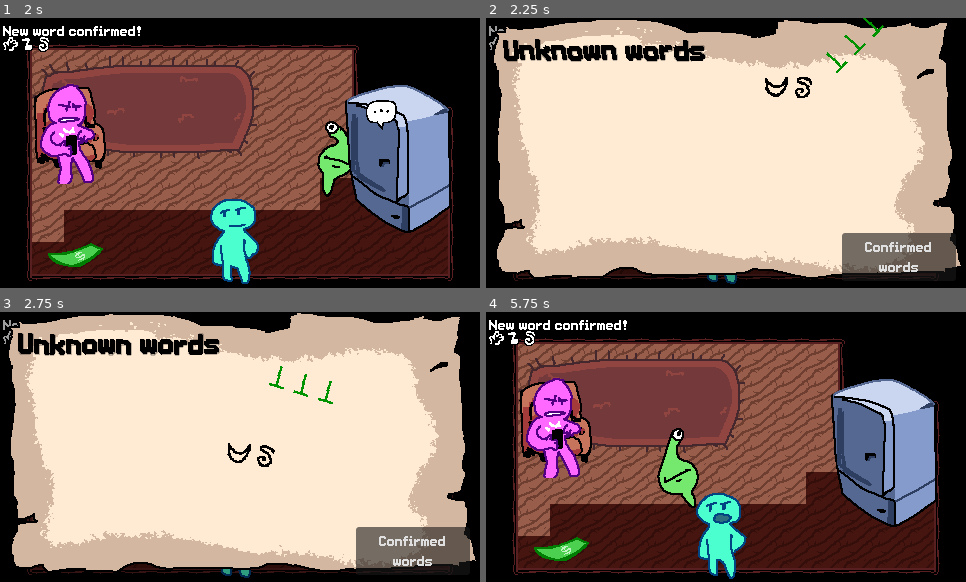
Above: before the commit, frames 1-4 (two rows, left to right).
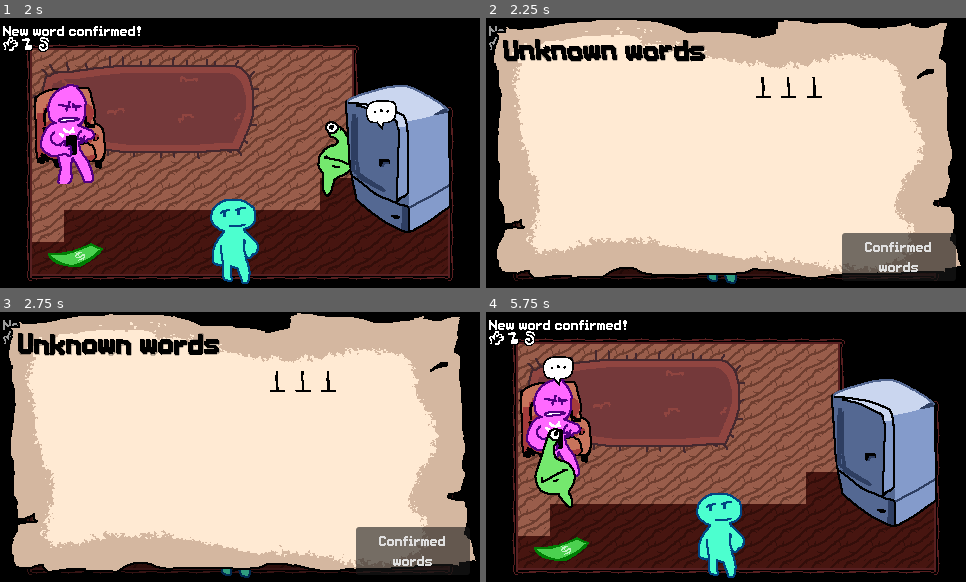
Above: after the commit, the same moments.

Repository: hryspider/GGJ-Committee-Team26
Game: Godot game, scene res://rooms/title_screen.tscn
Same seed, same stepped clock (60 frames per second), same inputs: the game is played once before the commit and once after it.
Inputs (mouse positions are in pixels of both pictures, inside the frame that each line leads up to):
- Up to frame 1 (2 s): click "Proceed" at 0.5 s; tap Enter at 1.25 s; move the mouse to (345, 139) at 1.27 s; hold D (right) from 1.28 s (still down); click (345, 139) at 1.35 s
- Up to frame 2 (2.25 s): move the mouse to (630, 166) at 2.02 s; release D (right) at 2.03 s; hold S (down) from 2.03 s (still down); tap Q (dictionary) at 2.1 s
- Up to frame 3 (2.75 s): keep holding S (down)
- Up to frame 4 (5.75 s): move the mouse to (735, 457) at 2.77 s; release S (down) at 2.78 s; hold D (right) 2.78-3.53 s; tap E (interact) at 2.85, 5.1 s; move the mouse to (783, 403) at 3.52 s; hold W (up) 3.53-4.28 s; click (783, 403) at 3.6 s; move the mouse to (870, 487) at 4.27 s; hold A (left) from 4.28 s (still down); tap Q (dictionary) at 4.35 s; move the mouse to (582, 406) at 5.02 s

Frame 1 is identical in both runs. In frame 2, 0.6% of the frame differs, in the area x 56-83%, y 0-30%; in frame 3, 0.6%; in frame 4, 3.6%, in the area x 10-55%, y 16-99%.

Commit message:
adding language

Diff:
--- a/globals/langauge_globals.gd
+++ b/globals/langauge_globals.gd
@@ -6,14 +6,19 @@
 }
 
 @onready var english_to_gleep = {
-	"hello":"d",
+	"where":"d",
 	"me":"db",
-	"want":"od",
-	"food":"da",
-	"milk":"mg",
-	"test":"a",
-	"bepis":"tf",
-	"slop":"eee"
+	"know":"od",
+	"have":"da",
+	"at":"mg",
+	"must":"a",
+	"glorp":"tf",
+	"get":"bta",
+	"near":"di",
+	"we":"dap",
+	"here":"lap",
+	"go":"ein",
+	"but":"ane",
 }
 
 var gleep_to_english = {}
@@ -28,29 +33,34 @@
 	"a"
 ]
 var confirmed_words = [
+	"d",
+	"od",
+	"da",
 	"mg",
-	"da",
-	"d",
+	"a",
 	"tf",
-	"a",
-	"d",
-	"d",
-	"d",
-	"d",
-	"d",
-	"d",
-	"d",
+	"bta",
+	"di",
+	"dap",
+	"lap",
+	"ein",
+	"ane"
 ]
 
 @onready var rune_colors = {
-	"hello":Color(0.0, 0.0, 0.0, 1.0),
-	"me":Color(0.0, 0.0, 0.0, 1.0),
-	"want":Color(0.0, 0.0, 0.0, 1.0),
-	"food":Color(0.0, 0.0, 0.0, 1.0),
-	"milk":Color(0.0, 0.0, 0.0, 1.0),
-	"test":Color(0.0, 0.0, 0.0, 1.0),
-	"bepis":Color(0.0, 0.0, 0.0, 1.0),
-	"slop":Color(0.0, 0.576, 0.0, 1.0)
+	"where":Color(0.0, 0.0, 0.0, 1.0),
+	"me":Color(0.655, 0.0, 0.0, 1.0),
+	"know":Color(0.0, 0.0, 0.0, 1.0),
+	"have":Color(0.0, 0.0, 0.0, 1.0),
+	"at":Color(0.0, 0.0, 0.0, 1.0),
+	"must":Color(0.0, 0.0, 0.0, 1.0),
+	"glorp":Color(0.0, 0.0, 0.0, 1.0),
+	"get":Color(0.0, 0.0, 0.0, 1.0),
+	"near":Color(0.0, 0.0, 0.0, 1.0),
+	"we":Color(0.0, 0.0, 0.0, 1.0),
+	"here":Color(0.0, 0.0, 0.0, 1.0),
+	"go":Color(0.0, 0.0, 0.0, 1.0),
+	"but":Color(0.0, 0.0, 0.0, 1.0),
 }
 
 # Called when the node enters the scene tree for the first time.
--- a/rooms/roomate_house.tscn
+++ b/rooms/roomate_house.tscn
@@ -351,8 +351,16 @@
 
 [node name="DictionaryManager" parent="." unique_id=925600434 instance=ExtResource("17_aesho")]
 
+[node name="DialogManager_Pink" parent="." unique_id=33405281 instance=ExtResource("13_aesho")]
+
+[node name="DialogManager_Blue" parent="." unique_id=167636923 instance=ExtResource("13_aesho")]
+
+[connection signal="talk" from="NPC" to="DialogManager_Pink" method="start_dialog"]
+[connection signal="talk" from="NPC3" to="DialogManager_Blue" method="start_dialog"]
 [connection signal="talk" from="NPC2" to="Milk Overlay" method="appear"]
 [connection signal="talk" from="NPC4" to="Money Overlay" method="appear"]
 [connection signal="finished" from="Milk Overlay" to="NPC2" method="finished_dialog"]
 [connection signal="finished" from="Money Overlay" to="Glorp" method="finished_dialog"]
 [connection signal="finished" from="Money Overlay" to="NPC4" method="finished_dialog"]
+[connection signal="finished" from="DialogManager_Pink" to="NPC" method="finished_dialog"]
+[connection signal="finished" from="DialogManager_Blue" to="NPC3" method="finished_dialog"]
--- a/rune_control.gd
+++ b/rune_control.gd
@@ -14,7 +14,7 @@
 	set_rune_text(default_rune_text)
 
 func set_rune_text(new_text):
-	rune_color = LangaugeGlobals.rune_colors.get(LangaugeGlobals.gleep_to_english.get(new_text, ""), Color.WHITE)
+	rune_color = LangaugeGlobals.rune_colors.get(LangaugeGlobals.gleep_to_english.get(new_text, ""), Color.BLACK)
 	rune_color_faded = rune_color
 	rune_color_faded.a *= .3
 	rune_label.set_text(new_text)
